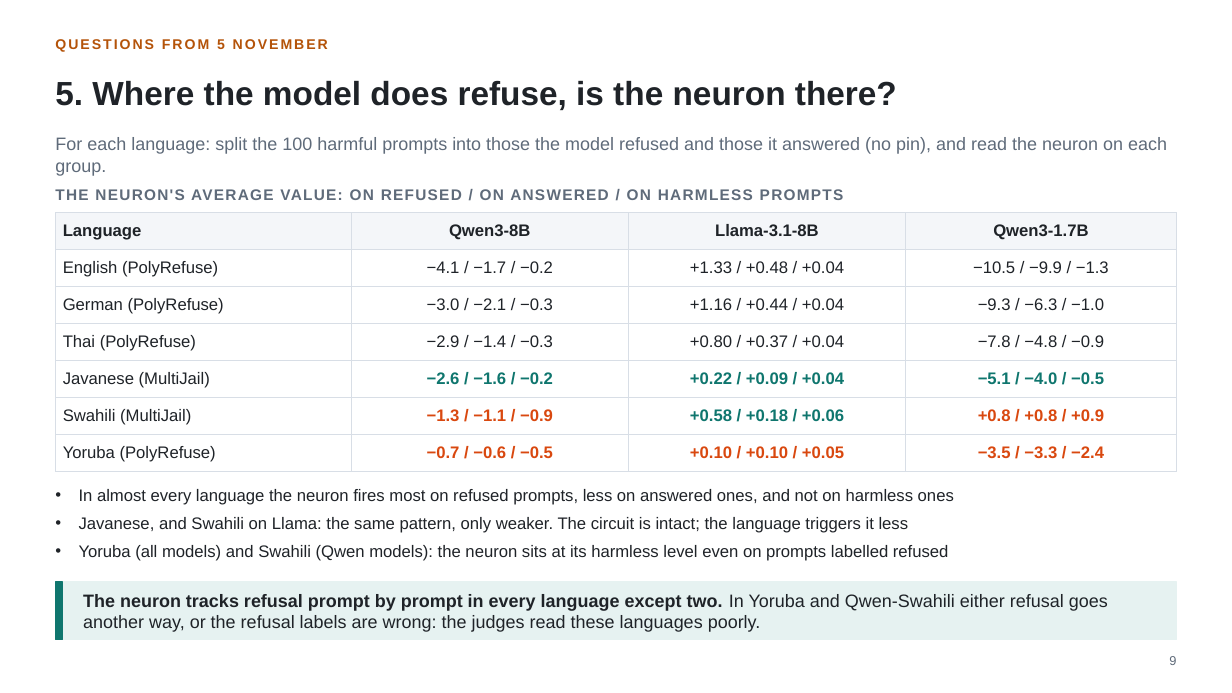
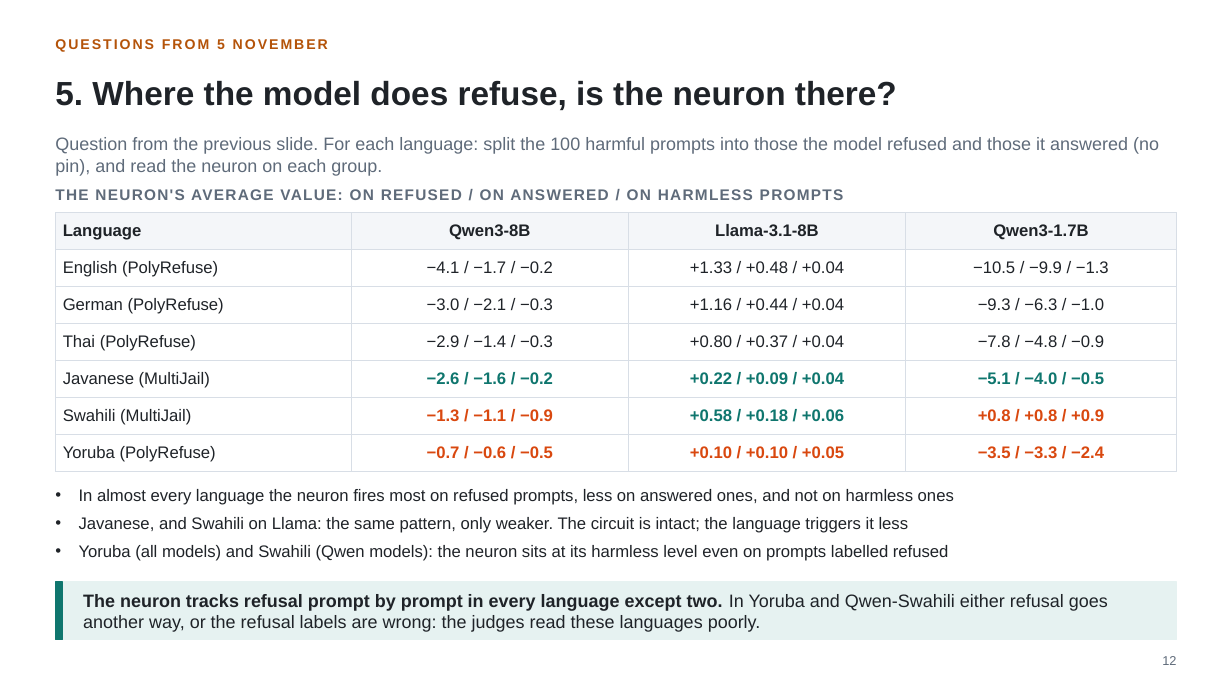
Before and after one commit to fjoad/refusal-neurons, a slide deck: slide 12 of slides/refusal_neurons_2026-11-12.pptx (slide 9 before the commit). Drawn at 1232x693 pixels with LibreOffice and Linux fonts; fonts in the diff are those of the drawing. Boxes give left, top, right and bottom in pixels: in the first picture for what was removed or moved away, otherwise in the second. Text is boxed around its words. In the diff, an @@ line names an element or a change of style, - is before the commit and + after.

```diff
--- a/slides/refusal_neurons_2026-11-12.pptx
+++ b/slides/refusal_neurons_2026-11-12.pptx
@@ text at (55, 137, 1159, 176): text changed @@
-For each language: split the 100 harmful prompts into those the model refused and those it answered (no pin), and read the neuron on each group.
+Question from the previous slide. For each language: split the 100 harmful prompts into those the model refused and those it answered (no pin), and read the neuron on each group.
@@ text at (1162, 656, 1176, 665): text changed @@
-9
+12
```
Also in this commit, not shown: 13 other slides changed, 5 slides added, 12 other files.
